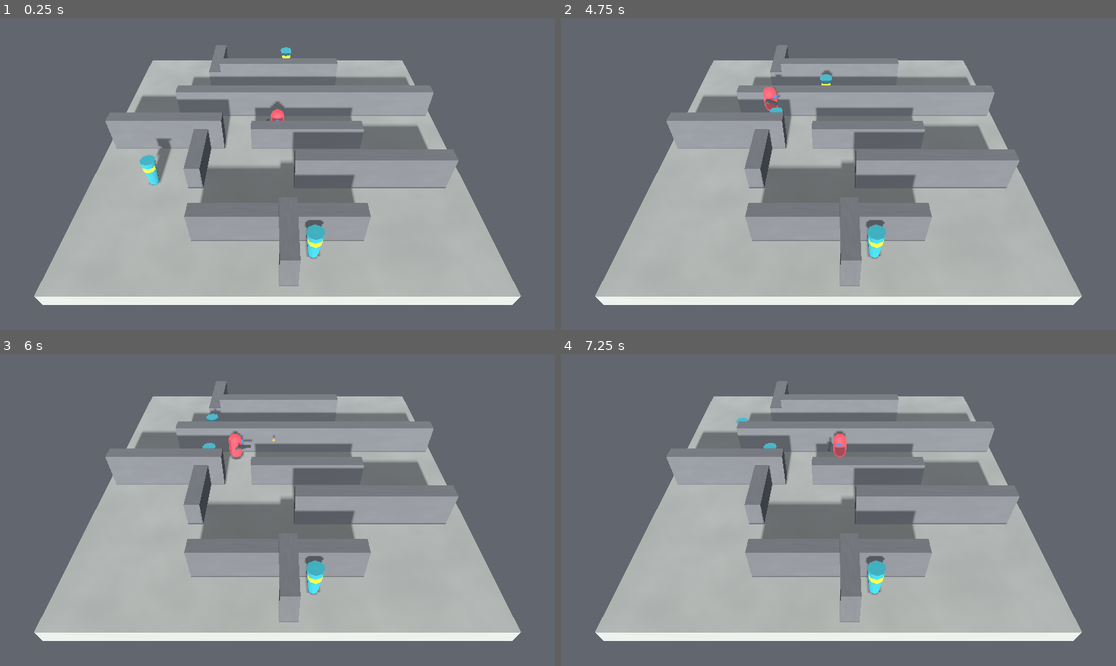
Above: before the commit, frames 1-4 (two rows, left to right).
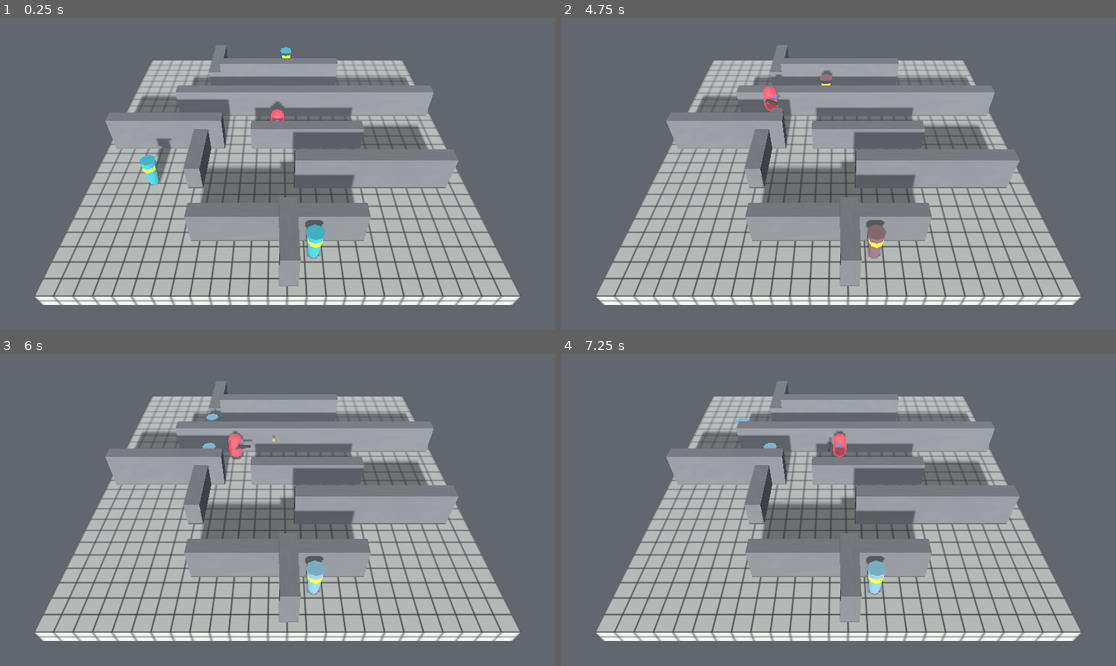
Above: after the commit, the same moments.

Repository: abhishekkr/godot-samples
Game: Godot game, scene res://scenes/level.tscn
Same seed, same stepped clock (60 frames per second), same inputs: the game is played once before the commit and once after it.
Inputs (mouse positions are in pixels of both pictures, inside the frame that each line leads up to):
- Up to frame 1 (0.25 s): no input
- Up to frame 2 (4.75 s): move the mouse to (810, 236) at 0.52 s; hold F (do_shoot) 0.53-1.28 s; hold W (move_up) 0.53-2.03 s; tap Space (do_jump) at 0.77, 1.52, 3.02, 3.77, 4.52 s; move the mouse to (1005, 220) at 1.27 s; tap F (do_shoot) at 1.35, 2.85, 4.35 s; move the mouse to (672, 127) at 2.02 s; hold F (do_shoot) 2.03-2.78 s; hold A (move_left) 2.03-3.53 s; move the mouse to (866, 174) at 2.77 s; move the mouse to (755, 96) at 3.52 s; hold S (move_down) 3.53-4.28 s; hold F (do_shoot) 3.53-4.28 s; move the mouse to (960, 158) at 4.27 s; hold D (move_right) from 4.28 s (still down)
- Up to frame 3 (6 s): move the mouse to (166, 525) at 5.02 s; release D (move_right) at 5.03 s; hold W (move_up) 5.03-5.78 s; hold F (do_shoot) 5.03-5.78 s; move the mouse to (333, 441) at 5.77 s; hold D (move_right) from 5.78 s (still down); tap F (do_shoot) at 5.85 s
- Up to frame 4 (7.25 s): keep holding D (move_right); tap Space (do_jump) at 6.02, 6.77 s; move the mouse to (810, 572) at 6.52 s; hold F (do_shoot) from 6.53 s (still down)

The runs differ from the first frame. In frame 1, 6.7% of the frame differs, in the area x 6-94%, y 13-92%; in frame 2, 7.1%; in frame 3, 7.1%; in frame 4, 7.1%.

Commit message:
add ground grid texture; add enemy blip red on getting hit
Signed-off-by: AbhishekKr <abhikumar163@gmail.com>

Diff:
--- a/threedy-shooter/entities/enemy.gd
+++ b/threedy-shooter/entities/enemy.gd
@@ -10,6 +10,8 @@
 const SPEED = 3.5
 const JUMP_VELOCITY = 6.5
 
+var hearts: int = 3
+var health_tween: Tween
 
 func _ready() -> void:
 	if jump_timer.is_stopped():
@@ -38,5 +40,21 @@
 
 
 func got_hit() -> void:
+	hearts -= 1
 	sound_player.play()
 	print("ENEMY IS HIT.")
+	turn_red()
+	if hearts < 0:
+		print("ENEMY DEAD.")
+		await health_tween.finished
+		queue_free()
+
+
+func turn_red() -> void:
+	if health_tween and health_tween.is_running():
+		return
+	var body_material: Material = $BodyMesh.get_active_material(0)
+	health_tween = create_tween()
+	health_tween.set_parallel(true)
+	health_tween.tween_property(body_material, "albedo_color", Color.RED, 0.5).set_trans(Tween.TRANS_SINE).set_ease(Tween.EASE_IN_OUT)
+	health_tween.tween_property(body_material, "albedo_color", Color.SKY_BLUE, 0.05).set_delay(0.5)
--- a/threedy-shooter/scenes/level.tscn
+++ b/threedy-shooter/scenes/level.tscn
@@ -5,19 +5,17 @@
 [ext_resource type="PackedScene" uid="uid://08hnc0y8a8p3" path="res://entities/weapon.tscn" id="3_w8frs"]
 [ext_resource type="PackedScene" uid="uid://dfgxvxyhs8ntp" path="res://entities/bullet.tscn" id="4_mx8sn"]
 [ext_resource type="PackedScene" uid="uid://dvw6icq0nvubx" path="res://entities/enemy.tscn" id="5_ppgk2"]
+[ext_resource type="Texture2D" uid="uid://cruq3kwe3x8my" path="res://assets/ground-grid.png" id="6_2r41h"]
 
 [sub_resource type="NavigationMesh" id="NavigationMesh_ppgk2"]
 vertices = PackedVector3Array(-12, 1, -4.25, -8.5, 1, -4.25, -8.25, 1, -4.75, -6.25, 1, -6.5, -6.5, 1, -12, -12, 1, -12 …(787 unchanged characters)…
 polygons = [PackedInt32Array(2, 1, 0), PackedInt32Array(2, 0, 3), PackedInt32Array(3, 0, 4), PackedInt32Array(4, 0, 5), …(1692 unchanged characters)…
 
-[sub_resource type="FastNoiseLite" id="FastNoiseLite_mx8sn"]
-
-[sub_resource type="NoiseTexture2D" id="NoiseTexture2D_ppgk2"]
-noise = SubResource("FastNoiseLite_mx8sn")
-
 [sub_resource type="StandardMaterial3D" id="StandardMaterial3D_2r41h"]
 albedo_color = Color(0.73043597, 0.73837477, 0.7014725, 1)
-roughness_texture = SubResource("NoiseTexture2D_ppgk2")
+albedo_texture = ExtResource("6_2r41h")
+uv1_offset = Vector3(0.5, 0, 0.5)
+uv1_triplanar = true
 
 [sub_resource type="FastNoiseLite" id="FastNoiseLite_ppgk2"]
 noise_type = 3
Binary file added: threedy-shooter/assets/ground-grid.png
Not shown, added: threedy-shooter/assets/ground-grid.png.import
